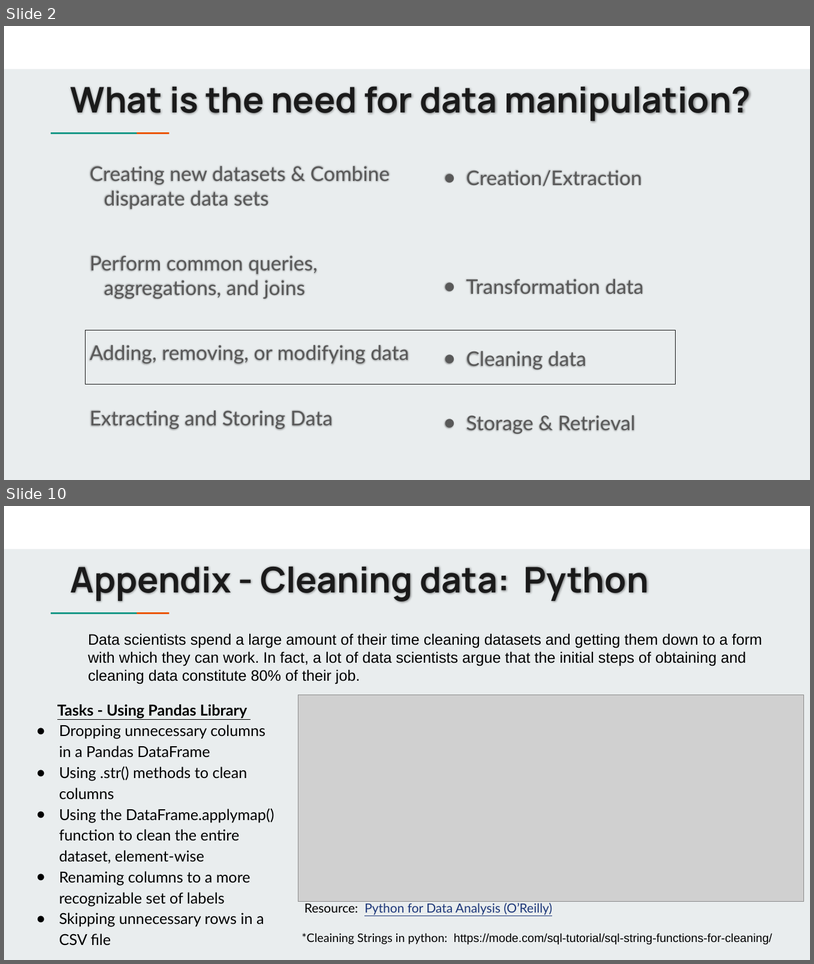
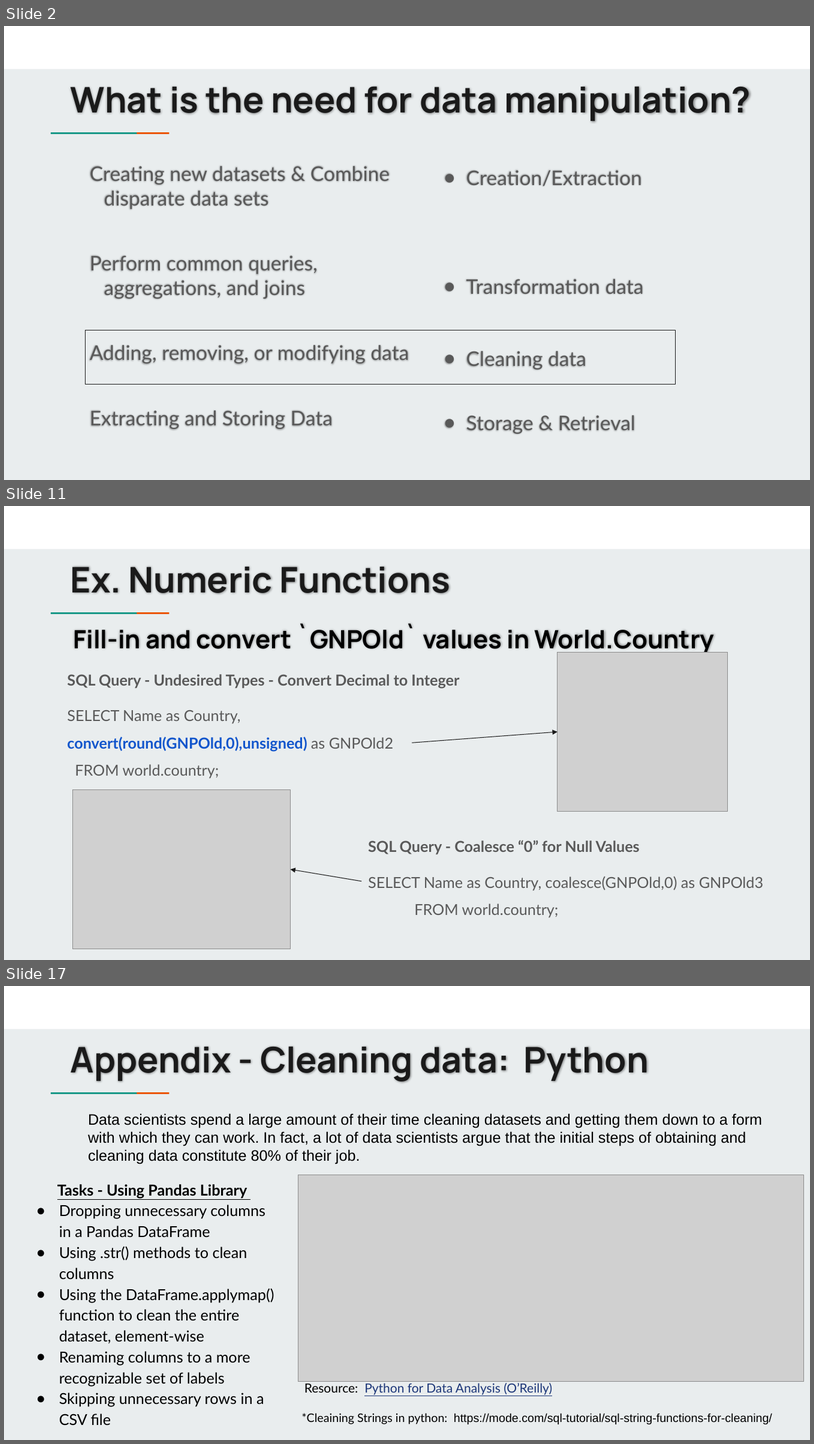
Before and after one commit to jbergmann56/OSDA-DataManipulationAndManagement, a slide deck: Lectures/Cleaning Data Using SQL (5).pptx. Shown one above the other, each under a label of ours: slides 2 and 10 before the commit, slides 2, 11 and 17 after it; the slides between them are not shown. The pictures are 814x964 and 814x1444 pixels, drawn with LibreOffice and Linux fonts; fonts in the diff are those of the drawing; grey boxes stand for pictures. Boxes give left, top, right and bottom in pixels: in the first picture for what was removed or moved away, otherwise in the second. Text is boxed around its words. In the diff, an @@ line names an element or a change of style, - is before the commit and + after.

```diff
--- a/Lectures/Cleaning Data Using SQL (5).pptx
+++ b/Lectures/Cleaning Data Using SQL (5).pptx
@@ slide 11 added at [4,506,810,960], background #E9EDEE; not listed: 3 template elements that a slide beside it also shows @@
@@ title added at [71,566,451,594], 42 pt, text #1A1A1A, bold @@
+Ex. Numeric Functions
@@ subtitle added at [73,625,714,655], 30 pt, text #000000, bold @@
+Fill-in and convert `GNPOld` values in World.Country
@@ picture added at [558,652,729,811] @@
@@ text added at [67,674,459,778], 18 pt, text #595959, bold @@
+SQL Query - Undesired Types - Convert Decimal to Integer
+SELECT Name as Country, convert(round(GNPOld,0),unsigned) as GNPOld2 FROM world.country;
@@ arrow added from (413, 742) to (558, 732), #1A1A1A 0.75 pt @@
@@ picture added at [73,790,291,949] @@
@@ text added at [368,840,764,918], 18 pt, text #595959 @@
+SQL Query - Coalesce “0” for Null Values
+SELECT Name as Country, coalesce(GNPOld,0) as GNPOld3 FROM world.country;
@@ arrow added from (362, 881) to (291, 869), #1A1A1A 0.75 pt @@
@@ what was slide 10 is now slide 17 @@
```
Also in this commit, not shown: 4 slides changed, 9 other slides added, 3 slides removed, 9 other files.
